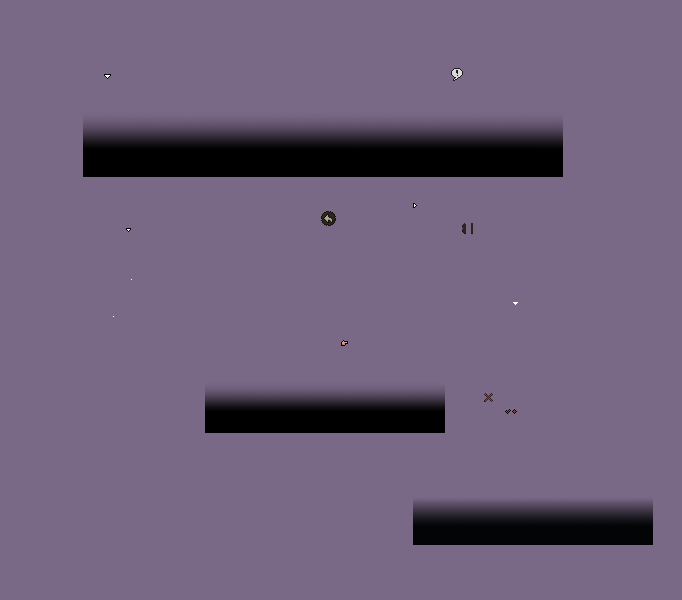
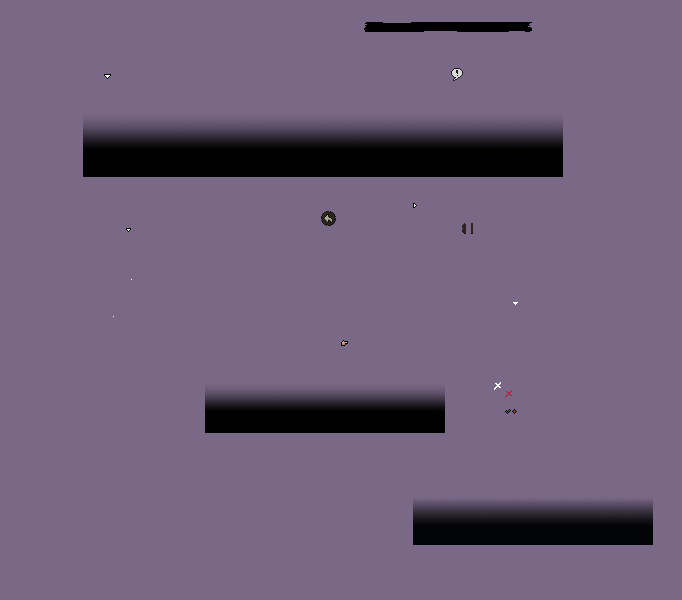
Before/after of a 682 x 600 layered artwork. What changed in the layer stack:
added layer "MessageContainer.png" above "MiniMapMarker.png" over [364,22,532,32]
added layer "RemoveIcon.png" above "ProhibitionIcon.png" over [494,382,501,390]
painted on "ProhibitionIcon.png" over [484,390,512,402]
